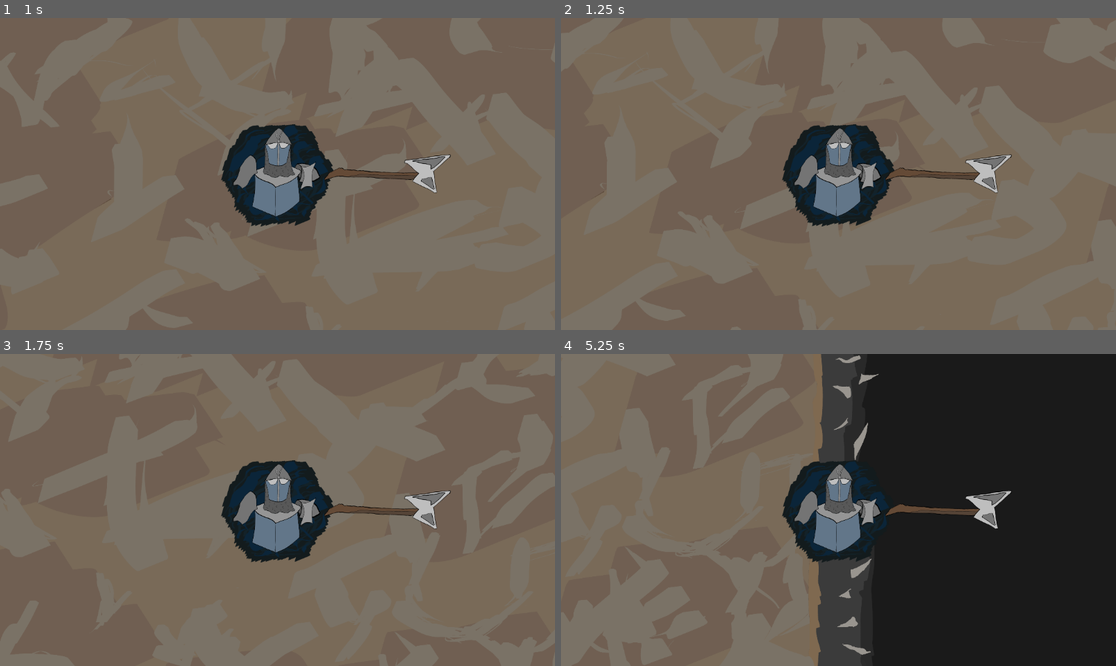
Above: before the commit, frames 1-4 (two rows, left to right).
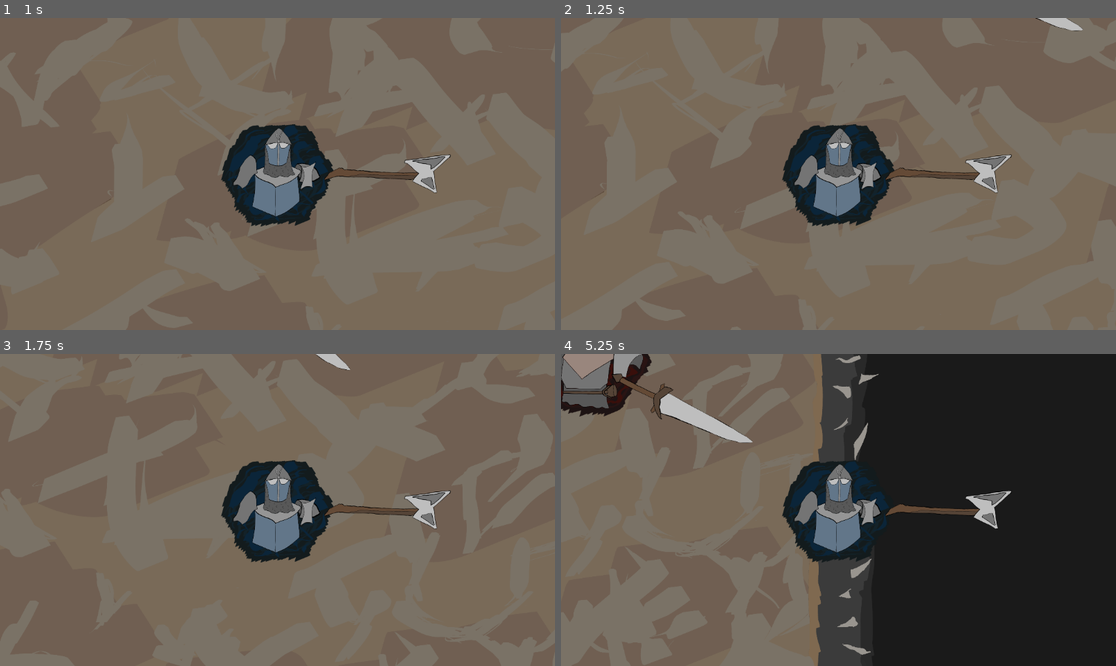
Above: after the commit, the same moments.

Repository: Wiolarz/Polyspear
Game: Godot game, scene res://help/FinishedGame.tscn
Same seed, same stepped clock (60 frames per second), same inputs: the game is played once before the commit and once after it.
Inputs:
- Up to frame 1 (1 s): tap Enter at 0.5 s; hold Right from 0.53 s (still down); tap S (KEY_DOWN) at 0.6 s
- Up to frame 2 (1.25 s): keep holding Right
- Up to frame 3 (1.75 s): release Right at 1.28 s; hold Down from 1.28 s (still down); tap A (KEY_LEFT) at 1.35 s
- Up to frame 4 (5.25 s): release Down at 2.03 s; hold Right 2.03-2.78 s; tap one key every 0.75 s from 2.1 s: D (KEY_RIGHT) Q (KEY_ROTATE_LEFT) E (KEY_ROTATE_RIGHT) W (KEY_UP) S (KEY_DOWN); hold Up 2.78-3.53 s; hold Left 3.53-5.03 s; hold Down from 5.03 s (still down)

Frame 1 is identical in both runs. In frame 2, 0.2% of the frame differs, in the area x 85-94%, y 0-5%; in frame 3, 0.1%; in frame 4, 3.4%, in the area x 0-35%, y 0-29%.

Commit message:
finished AI

Diff:
--- a/Scenes/enemy.gd
+++ b/Scenes/enemy.gd
@@ -9,7 +9,7 @@
 @onready var rotate_tool = $Weapon/WeaponBody
 
 
-@export var speed = 2
+@export var speed = 8
 
 
 @export var player : Node2D
@@ -20,29 +20,52 @@
 
 func _physics_process(_delta):
 
-	#direction
-	var p_direction = fmod(rad_to_deg(position.angle_to_point(player.global_position)) + 360, 360) # - 360
+	var p_direction = fmod(rad_to_deg(move_tool.global_position.angle_to_point(player.global_position)) + 360, 360) # - 360
 	var current_rotation = fmod(rotate_tool.rotation_degrees + 360, 360)
 	var goal_direction = p_direction - current_rotation
-	#if goal_direction > 300:
-		#print(goal_direction)
+	goal_direction = fmod(goal_direction + 360, 360)
+
+	if goal_direction > 180:
+		goal_direction -= 360
 
 	print(goal_direction, "  ", p_direction, "   ", current_rotation)
 
-	#var cos = 360 - p_direction
-	if goal_direction > 180:
-		goal_direction *= -1
-	#if goal_direction + cos > abs(current_rotation - goal_direction):
-	#	goal_direction *= -1
 
 	rotate_tool.direction_change(clamp(goal_direction, -1, 1))
 
 
+
+
+
+
+	#direction
+#	var player_direction = fmod(rad_to_deg(move_tool.global_position.angle_to_point(player.global_position)) + 360, 360)
+#	var current_rotation = fmod(rotate_tool.rotation_degrees + 360, 360)
+#	var goal_angle = player_direction - current_rotation
+#	#if goal_direction > 300:
+#		#print(goal_direction)
+#
+#	print(goal_angle, "  ", player_direction, "   ", current_rotation)
+#
+#
+#
+##	if fmod(360.0 + goal_angle - current_rotation, 360.0) > 180.0:
+##		goal_angle *= -1
+#
+#	var cos = 360 - player_direction
+#	if goal_angle > 300 and goal_angle > cos:
+#		goal_angle *= -1
+#
+#
+#	#if goal_direction + cos > abs(current_rotation - goal_direction):
+#	#	goal_direction *= -1
+#
+#	rotate_tool.direction_change(clamp(goal_angle, -1, 1))
+
+
 	# movment
-	#move_tool.linear_velocity += move_tool.transform.y * clamp(player.global_position.x - move_tool.global_position.x, -1, 1) * speed
-
-	#move_tool.linear_velocity += move_tool.transform.x * clamp(player.global_position.y - move_tool.global_position.y, -1, 1) * speed
-
+	var pdir = (player.global_position - move_tool.global_position).normalized() * speed
+	move_tool.move_and_collide(pdir)
 
 
 
